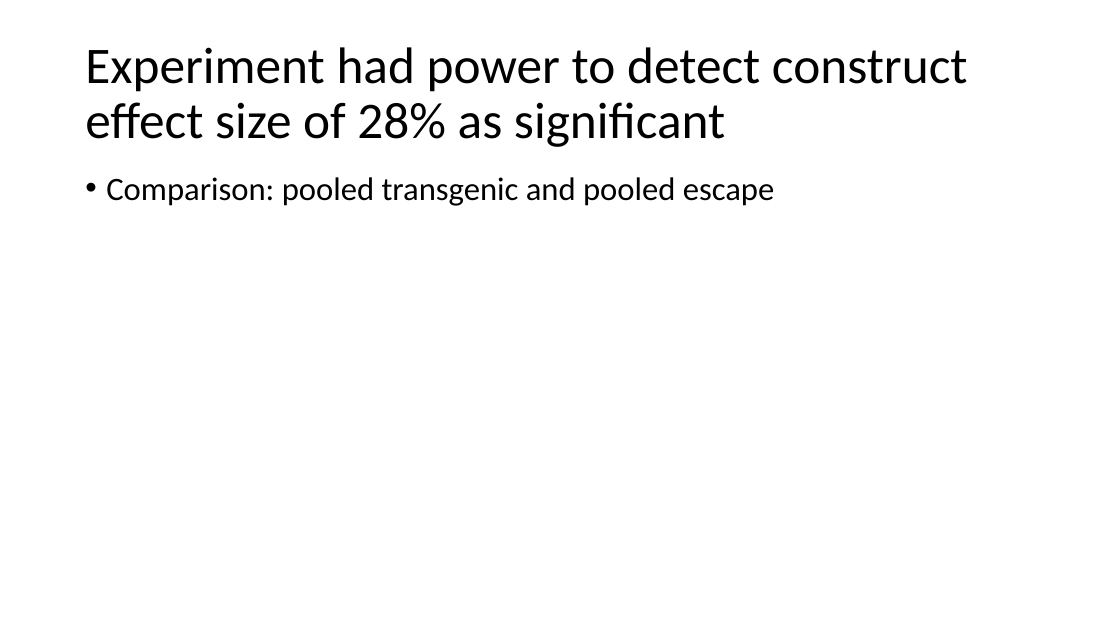
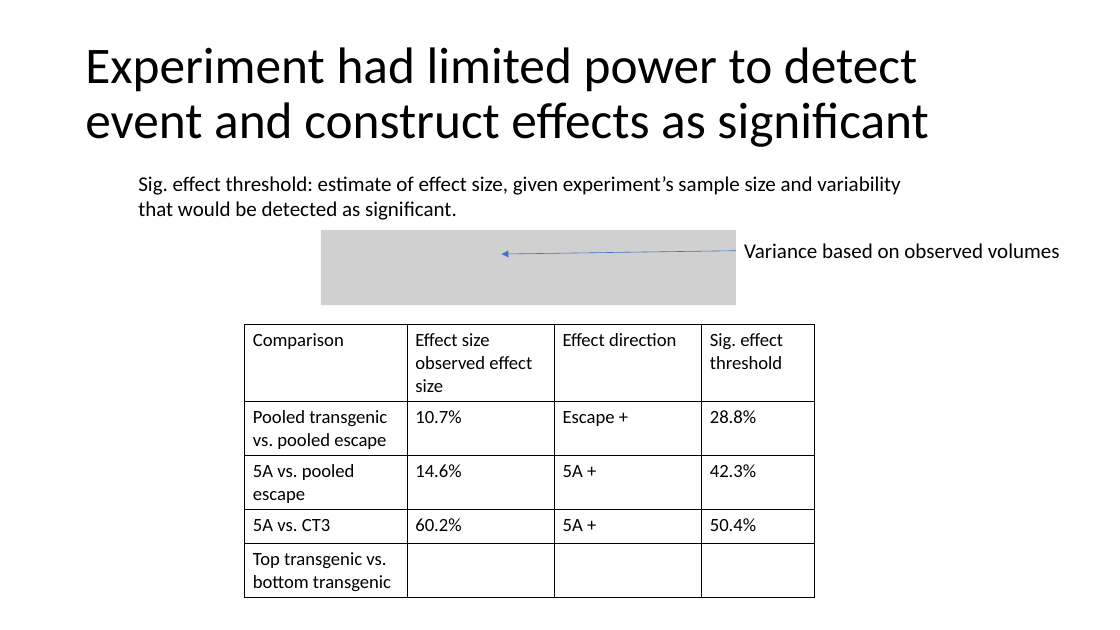
Before and after one commit to ChaneyHart/Living-Carbon, a slide deck: slide 13 of LC_2023/10_13_LC_summary.pptx (slide 10 before the commit). Drawn at 1120x630 pixels with LibreOffice and Linux fonts; fonts in the diff are those of the drawing; grey boxes stand for pictures. Boxes give left, top, right and bottom in pixels: in the first picture for what was removed or moved away, otherwise in the second. Text is boxed around its words. In the diff, an @@ line names an element or a change of style, - is before the commit and + after.

```diff
--- a/LC_2023/10_13_LC_summary.pptx
+++ b/LC_2023/10_13_LC_summary.pptx
@@ title at <box>85,47,928,147</box>: text changed @@
-Experiment had power to detect construct effect size of 28% as significant
+Experiment had limited power to detect event and construct effects as significant
@@ text removed at <box>106,177,775,206</box> @@
-• Comparison: pooled transgenic and pooled escape
@@ text added at <box>138,176,900,220</box>, 18 pt, text #000000 @@
+Sig. effect threshold: estimate of effect size, given experiment’s sample size and variability that would be detected as significant.
@@ picture added at <box>321,230,736,305</box> @@
@@ arrow added from (736, 251) to (502, 254), #4472C4 0.5 pt @@
@@ text added at <box>744,243,1060,258</box>, 18 pt, text #000000 @@
+Variance based on observed volumes
@@ table added at <box>245,325,813,596</box>, 5 rows, 4 columns @@
+Comparison | Effect size observed effect size | Effect direction | Sig. effect threshold
+Pooled transgenic vs. pooled escape | 10.7% | Escape + | 28.8%
+5A vs. pooled escape | 14.6% | 5A + | 42.3%
+5A vs. CT3 | 60.2% | 5A + | 50.4%
+Top transgenic vs. bottom transgenic |  |  | 
```
Also in this commit, not shown: 4 other slides changed, 5 slides added, 1 slide removed, 3 other files.
